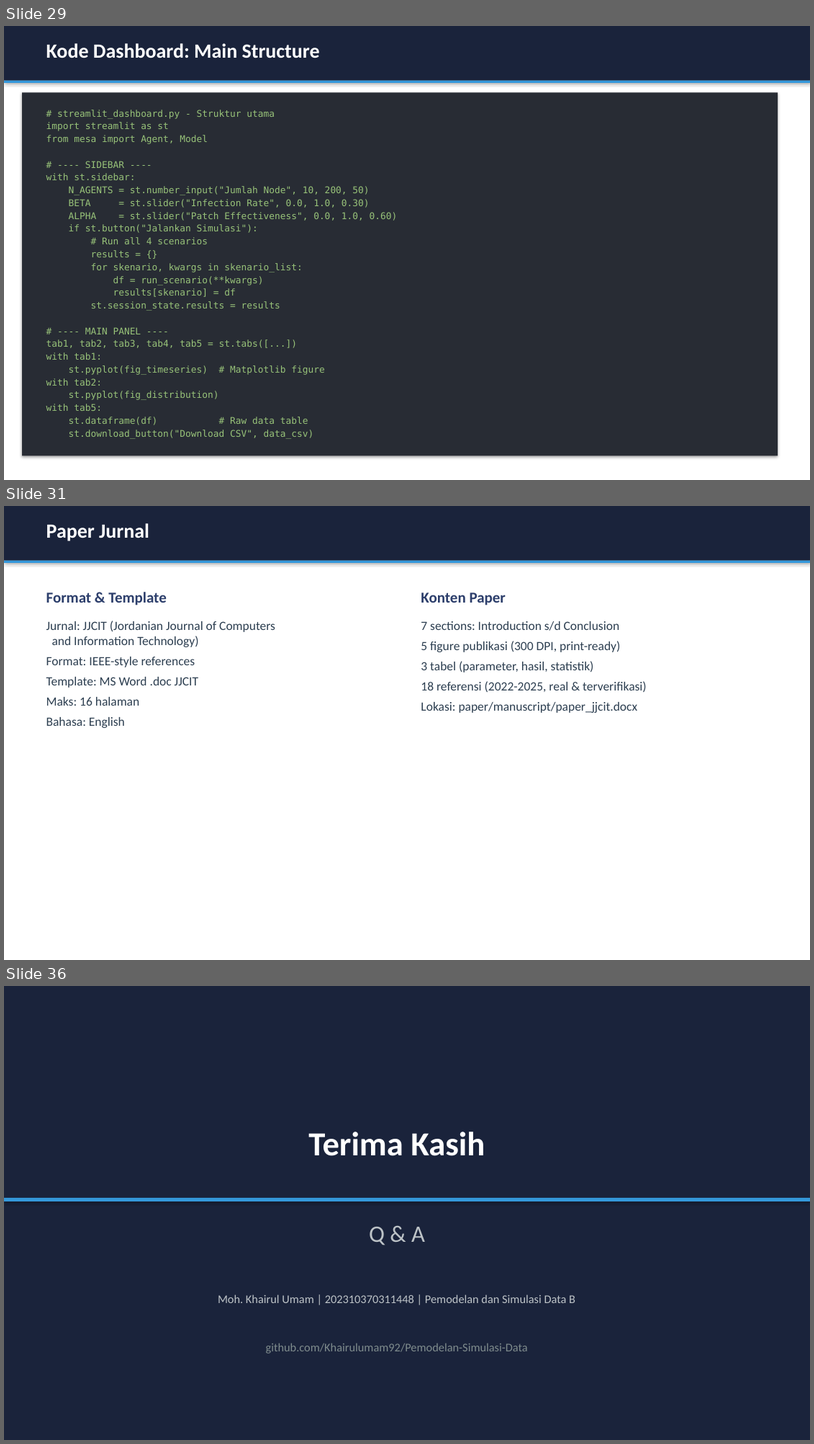
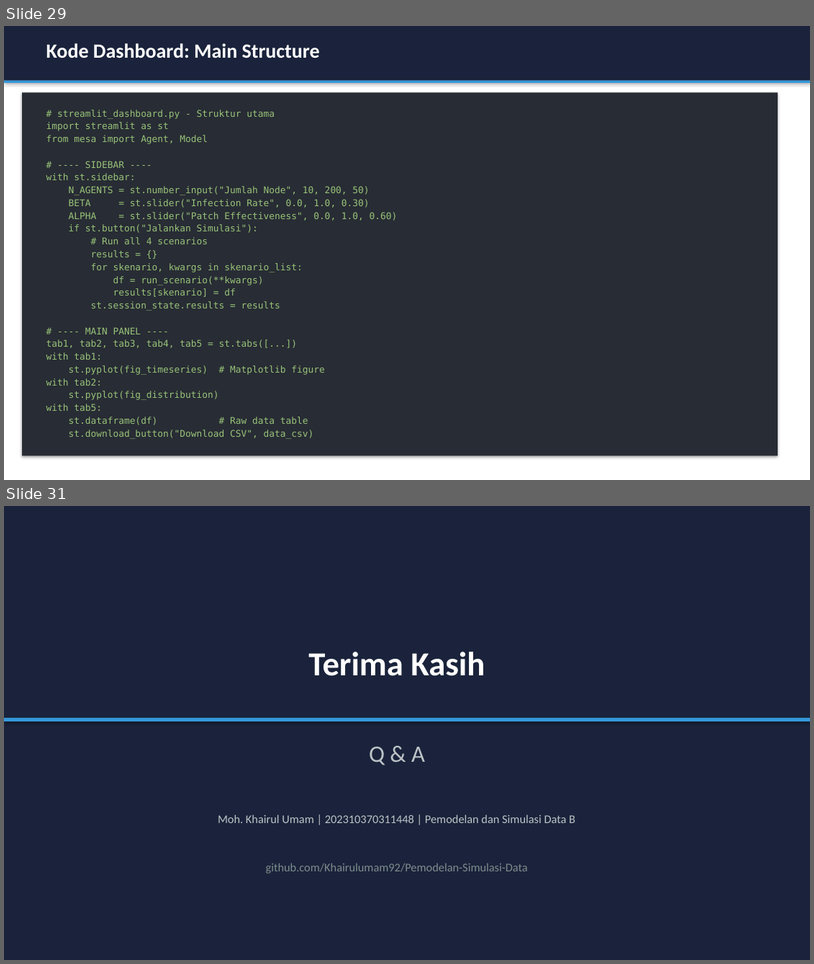
Before and after one commit to Khairulumam92/Pemodelan-Simulasi-Data, a slide deck: presentasi_ta.pptx. Shown one above the other, each under a label of ours: slides 29, 31 and 36 before the commit, slides 29 and 31 after it; the slides between them are not shown. The pictures are 814x1444 and 814x964 pixels, drawn with LibreOffice and Linux fonts; fonts in the diff are those of the drawing. Boxes give left, top, right and bottom in pixels: in the first picture for what was removed or moved away, otherwise in the second. Text is boxed around its words. In the diff, an @@ line names an element or a change of style, - is before the commit and + after.

Commit message:
Hapus slide jurnal dari PPT, tambah kesimpulan paragraf, bersihkan file template

```diff
--- a/presentasi_ta.pptx
+++ b/presentasi_ta.pptx
@@ slide 31 removed at <box>4,506,810,960</box>, background #FFFFFF @@
@@ rectangle removed at <box>4,506,810,561</box> @@
@@ text removed at <box>46,523,149,541</box> @@
-Paper Jurnal
@@ rectangle removed at <box>4,561,810,563</box> @@
@@ text removed at <box>46,592,166,605</box> @@
-Format & Template
@@ text removed at <box>421,592,506,605</box> @@
-Konten Paper
@@ text removed at <box>46,620,275,728</box> @@
-Jurnal: JJCIT (Jordanian Journal of Computers
-and Information Technology)
-Format: IEEE-style references
-Template: MS Word .doc JJCIT
-Maks: 16 halaman
-Bahasa: English
@@ text removed at <box>421,621,647,713</box> @@
-7 sections: Introduction s/d Conclusion
-5 figure publikasi (300 DPI, print-ready)
-3 tabel (parameter, hasil, statistik)
-18 referensi (2022-2025, real & terverifikasi)
-Lokasi: paper/manuscript/paper_jjcit.docx
@@ what was slide 36 is now slide 31 @@
```
Also in this commit, not shown: 1 slide changed, 1 slide added, 5 other slides removed, 3 other files.
